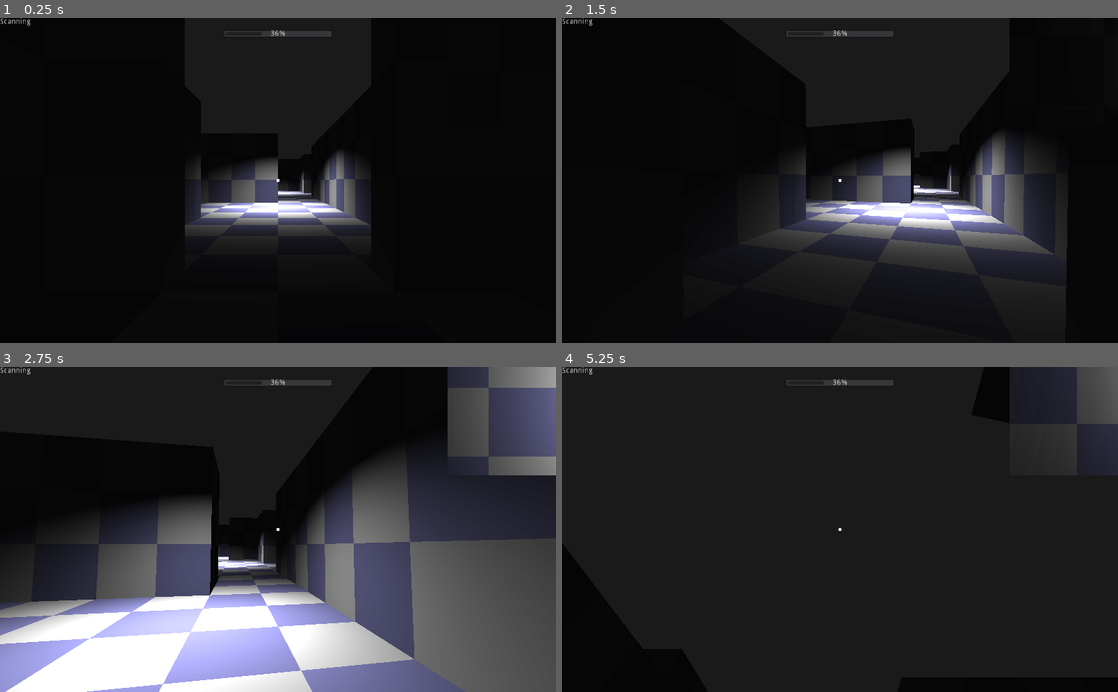
Above: before the commit, frames 1-4 (two rows, left to right).
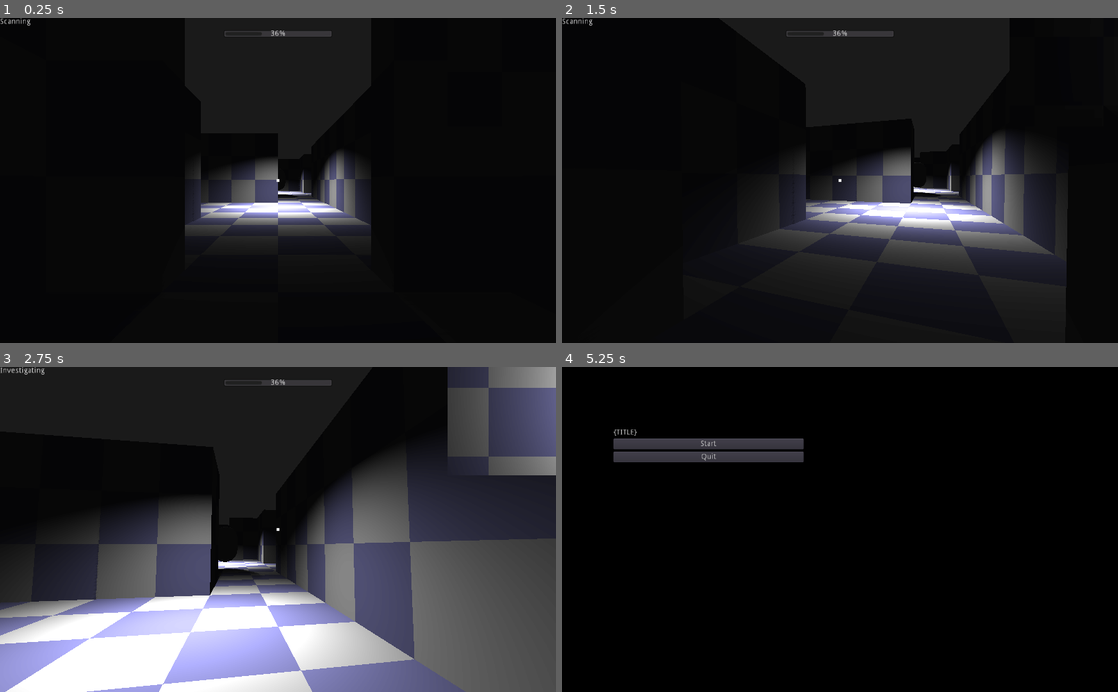
Above: after the commit, the same moments.

Repository: anthonyfinch/LD51
Game: Godot game, scene res://levels/TestLevel2.tscn
Same seed, same stepped clock (60 frames per second), same inputs: the game is played once before the commit and once after it.
Inputs (mouse positions are in pixels of both pictures, inside the frame that each line leads up to):
- Up to frame 1 (0.25 s): no input
- Up to frame 2 (1.5 s): tap Enter at 0.5 s; move the mouse to (867, 180) at 0.52 s; hold W (forward) from 0.53 s (still down); tap Space (jump) at 0.77 s; move the mouse to (812, 180) at 1.27 s
- Up to frame 3 (2.75 s): keep holding W (forward); tap Space (jump) at 1.52 s; move the mouse to (289, 523) at 2.02 s
- Up to frame 4 (5.25 s): move the mouse to (834, 536) at 2.77 s; tap Space (jump) at 3.02, 3.77, 4.52 s; move the mouse to (878, 532) at 3.52 s; move the mouse to (795, 526) at 4.27 s; release W (forward) at 5 s; click (840, 451) at 5 s, where only the run after the commit has a clickable "Restart"

The runs differ from the first frame. In frame 1, less than 0.1% of the frame differs, in the area x 50-54%, y 51-56%; in frame 2, less than 0.1%; in frame 3, 0.3%; in frame 4, 91%, in the area x 0-100%, y 0-100%.

Commit message:
ramps up difficulty of enemy in test level 2

Diff:
--- a/enemy/Enemy.tscn
+++ b/enemy/Enemy.tscn
@@ -13,10 +13,11 @@
 extents = Vector3( 17.236, 4.44505, 29.6859 )
 
 [node name="Enemy" type="KinematicBody"]
-transform = Transform( 1, 0, 7.45058e-09, -7.45058e-09, 1, 0, 1.49012e-08, 0, 1, 24.979, 0.041, 0 )
+transform = Transform( 1, 0, 7.45058e-09, -7.45058e-09, 1, 0, 1.49012e-08, 0, 1, 0, 0, 0 )
 collision_layer = 4
 collision_mask = 3
 script = ExtResource( 1 )
+attack_speed = 6.0
 
 [node name="MeshInstance" type="MeshInstance" parent="."]
 transform = Transform( 1, 0, 0, -8.27183e-25, -4.37114e-08, -1, 0, 1, -4.37114e-08, 0, 1.55403, 0 )
--- a/levels/TestLevel2.tscn
+++ b/levels/TestLevel2.tscn
@@ -530,4 +530,4 @@
 transform = Transform( 1, 0, 0, 0, 1, 0, 0, 0, 1, 45.9242, 7.04515, -1.85351 )
 
 [node name="Enemy" parent="." instance=ExtResource( 8 )]
-transform = Transform( 1, 0, 7.45058e-09, -7.45058e-09, 1, 0, 1.49012e-08, 0, 1, 54.331, 1.92661, 8.36795 )
+transform = Transform( 1, 0, 7.45058e-09, -7.45058e-09, 1, 0, 1.49012e-08, 0, 1, 31.7894, 0.536266, 0 )
